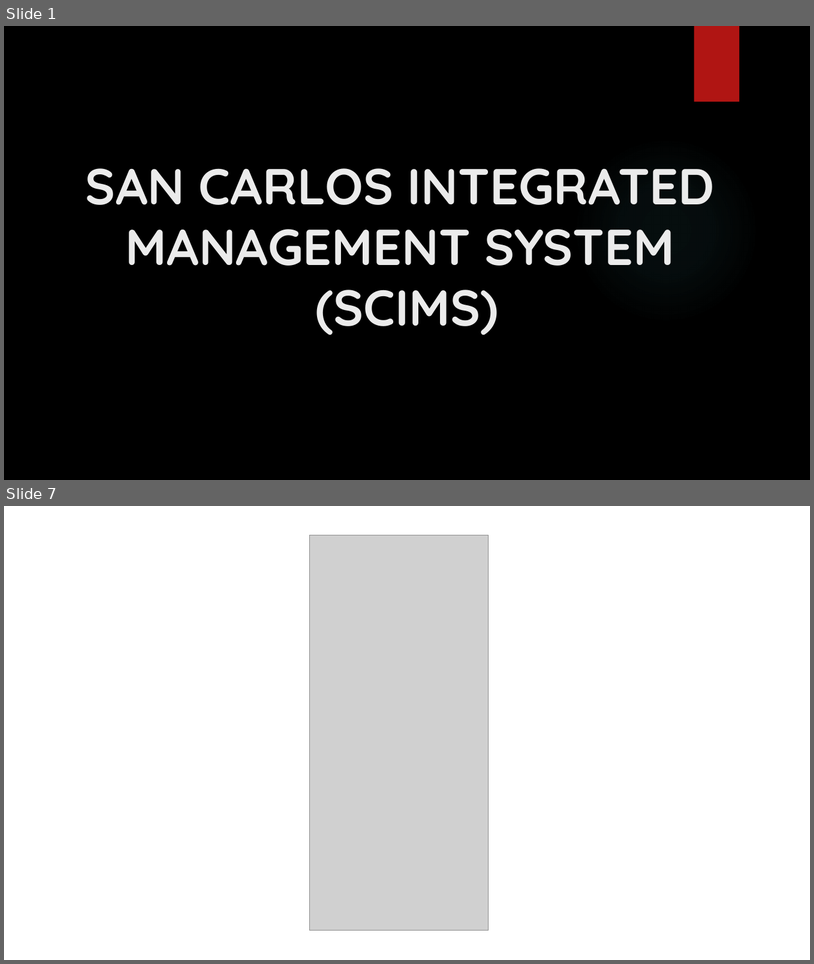
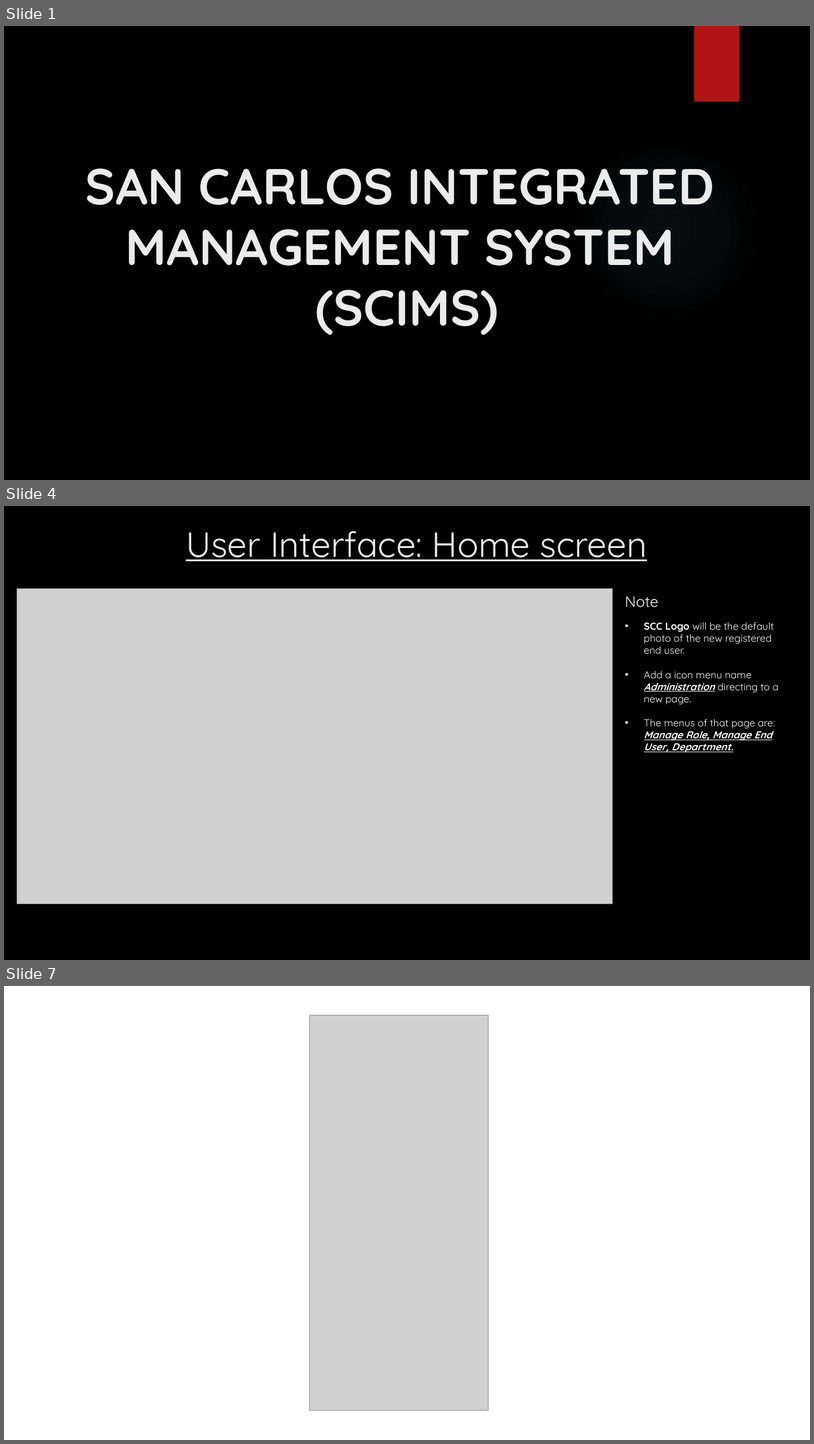
Before and after one commit to em1730/scims_docu, a slide deck: Documentation/Role_Mgmt.pptx. Shown one above the other, each under a label of ours: slides 1 and 7 before the commit, slides 1, 4 and 7 after it; the slides between them are not shown. The pictures are 814x964 and 814x1444 pixels, drawn with LibreOffice and Linux fonts; fonts in the diff are those of the drawing; grey boxes stand for pictures; background and template pictures are left out. Boxes give left, top, right and bottom in pixels: in the first picture for what was removed or moved away, otherwise in the second. Text is boxed around its words. In the diff, an @@ line names an element or a change of style, - is before the commit and + after.

```diff
--- a/Documentation/Role_Mgmt.pptx
+++ b/Documentation/Role_Mgmt.pptx
@@ slide 4 added at (x1=4, y1=506, x2=810, y2=960), background picture (left out) @@
@@ title added at (x1=186, y1=531, x2=647, y2=561), 42 pt, text #EBEBEB, underline @@
+User Interface: Home screen
@@ picture added at (x1=17, y1=589, x2=613, y2=903) @@
@@ text added at (x1=625, y1=596, x2=659, y2=607), 18 pt, text #FFFFFF @@
+Note
@@ text added at (x1=644, y1=622, x2=779, y2=753), 12 pt, text #FFFFFF @@
+• SCC Logo will be the default photo of the new registered end user.
+• Add a icon menu name Administration directing to a new page.
+• The menus of that page are: Manage Role, Manage End User, Department.
```
Also in this commit, not shown: 18 slides changed, 17 other slides added, 13 slides removed, 4 other files.
